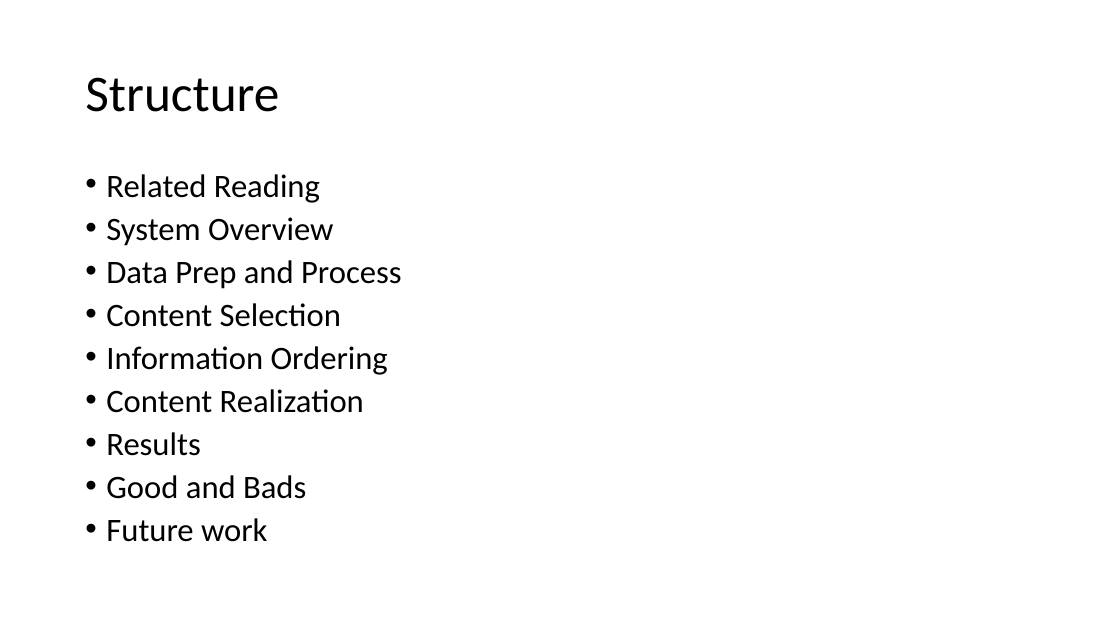
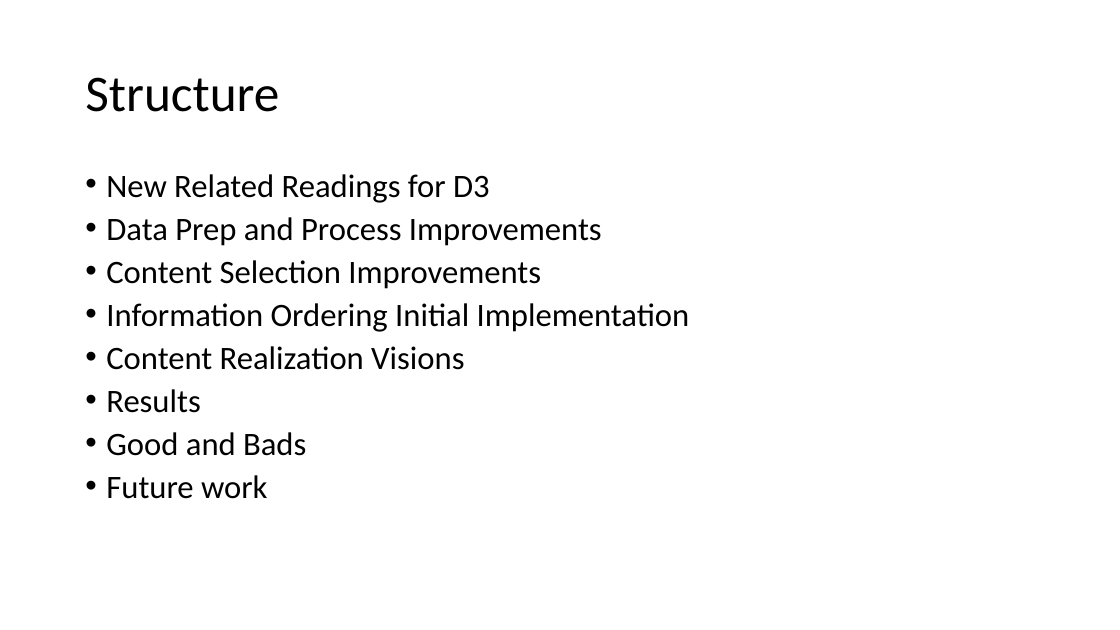
Before and after one commit to cadiem/LING573SP20, a slide deck: slide 2 of doc/D3_presentation.pptx. Drawn at 1120x630 pixels with LibreOffice and Linux fonts; fonts in the diff are those of the drawing. Boxes give left, top, right and bottom in pixels: in the first picture for what was removed or moved away, otherwise in the second. Text is boxed around its words. In the diff, an @@ line names an element or a change of style, - is before the commit and + after.

```diff
--- a/doc/D3_presentation.pptx
+++ b/doc/D3_presentation.pptx
@@ text at [106,174,690,370]: text changed @@
-• Related Reading
-• System Overview
-• Data Prep and Process
-• Content Selection
-• Information Ordering
-• Content Realization
+• New Related Readings for D3
+• Data Prep and Process Improvements
+• Content Selection Improvements
+• Information Ordering Initial Implementation
+• Content Realization Visions
```
Also in this commit, not shown: 16 other slides changed, 6 slides added, 4 slides removed.
